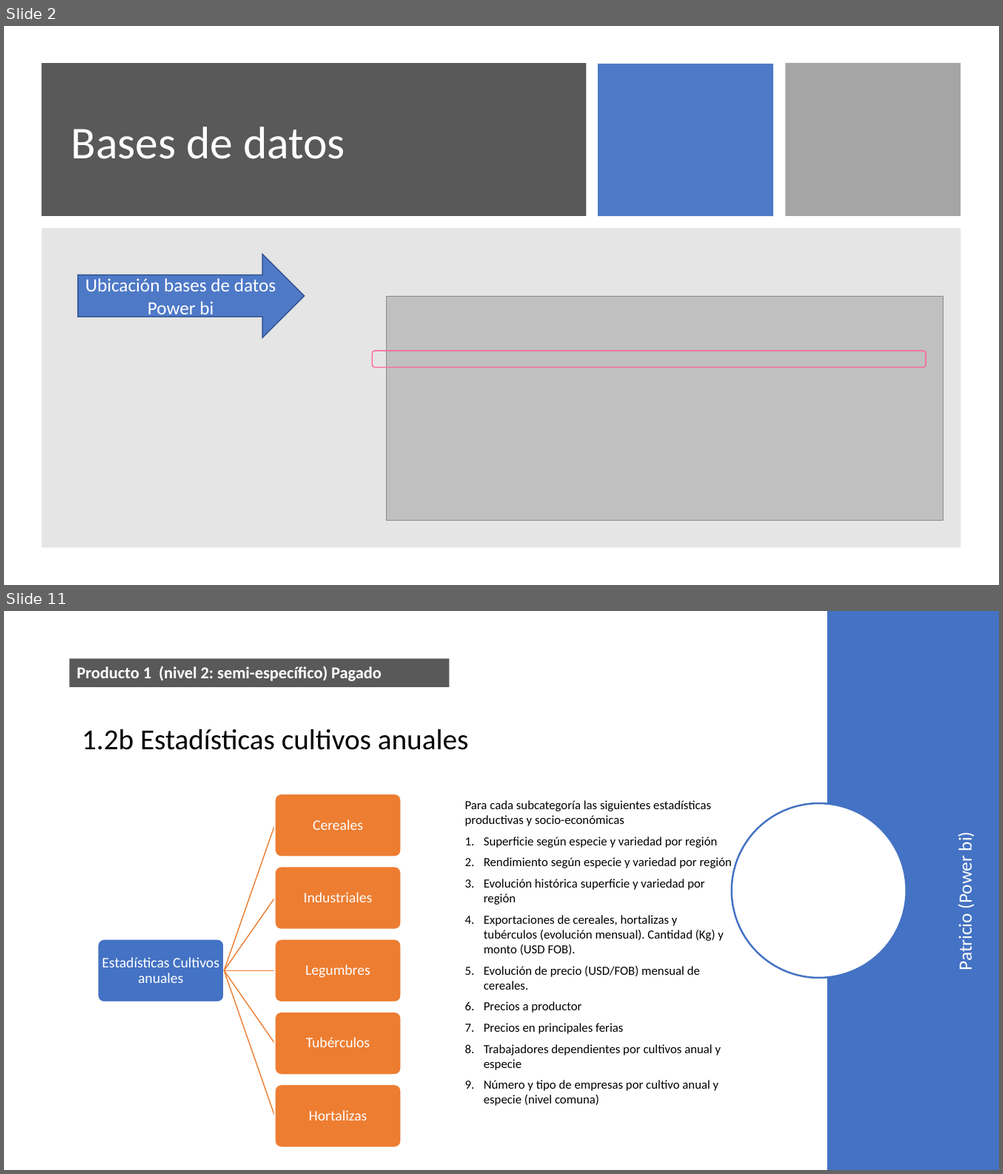
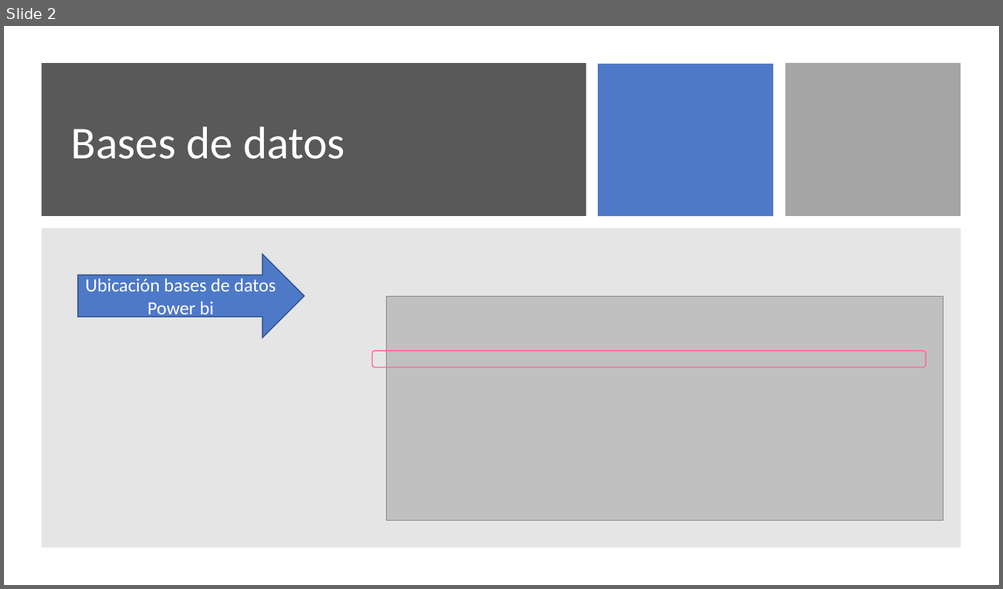
Before and after one commit to Sud-Austral/DATA-AGRO, a slide deck: DATAAGRO_papa/Power Bi_PAPA.pptx. Shown one above the other, each under a label of ours: slides 2 and 11 before the commit, slide 2 after it; the slides between them are not shown. The pictures are 1003x1174 and 1003x589 pixels, drawn with LibreOffice and Linux fonts; fonts in the diff are those of the drawing; grey boxes stand for pictures. Boxes give left, top, right and bottom in pixels: in the first picture for what was removed or moved away, otherwise in the second. Text is boxed around its words. In the diff, an @@ line names an element or a change of style, - is before the commit and + after.

```diff
--- a/DATAAGRO_papa/Power Bi_PAPA.pptx
+++ b/DATAAGRO_papa/Power Bi_PAPA.pptx
@@ slide 11 removed at bbox=[4, 611, 999, 1170], background #FFFFFF @@
@@ rectangle removed at bbox=[827, 611, 999, 1170] @@
@@ rectangle removed at bbox=[70, 659, 449, 687] @@
-Producto 1 (nivel 2: semi-específico) Pagado
@@ title removed at bbox=[82, 729, 468, 750] @@
-1.2b Estadísticas cultivos anuales
@@ ellipse removed at bbox=[731, 803, 906, 978] @@
@@ text removed at bbox=[484, 837, 731, 1106] @@
-Para cada subcategoría las siguientes estadísticas productivas y socio-económicas
-1. Superficie según especie y variedad por región
-2. Rendimiento según especie y variedad por región
-3. Evolución histórica superficie y variedad por región
-4. Exportaciones de cereales, hortalizas y tubérculos (evolución mensual). Cantidad (Kg) y monto (USD FOB).
-5. Evolución de precio (USD/FOB) mensual de cereales.
-6. Precios a productor
-7. Precios en principales ferias
-8. Trabajadores dependientes por cultivos anual y especie
-9. Número y tipo de empresas por cultivo anual y especie (nivel comuna)
@@ text removed at bbox=[953, 834, 976, 969] @@
-Patricio (Power bi)
@@ group removed at bbox=[97, 794, 401, 1148]: 6 rounded rectangles, 6 texts, 5 freeform shapes @@
-Estadísticas Cultivos anuales
-Cereales
-Industriales
-Legumbres
-Tubérculos
-Hortalizas
```
Also in this commit, not shown: 1 slide changed, 12 slides added, 29 other slides removed, 7 other files.
